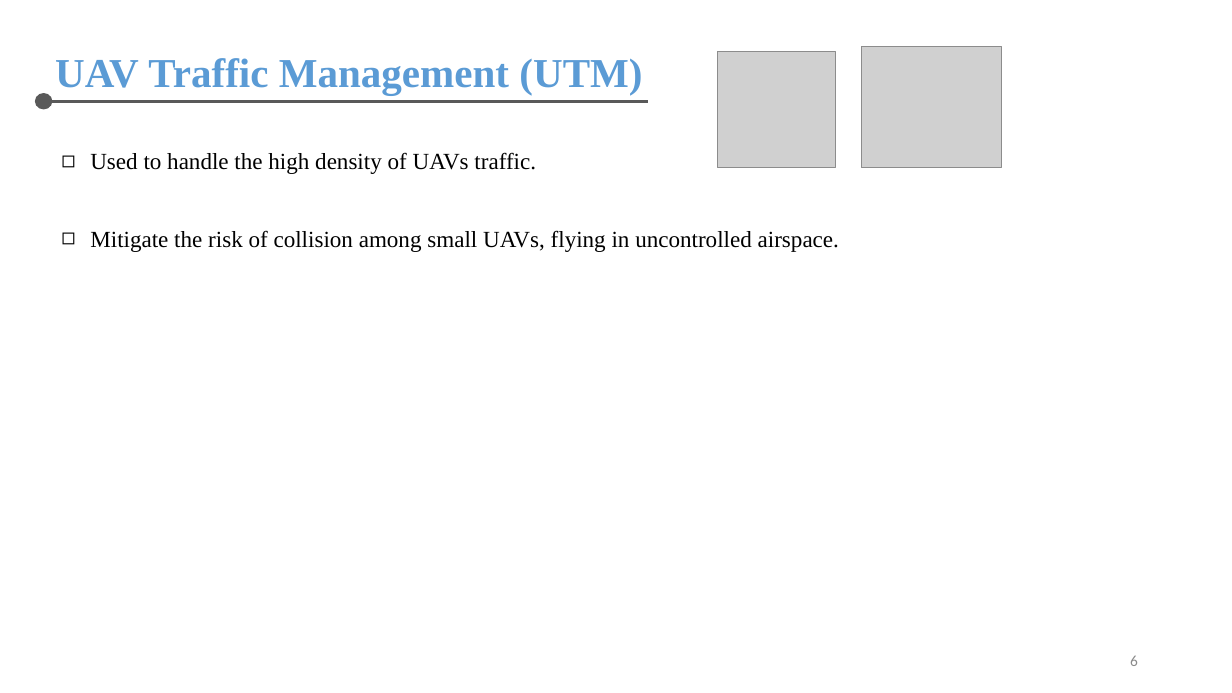
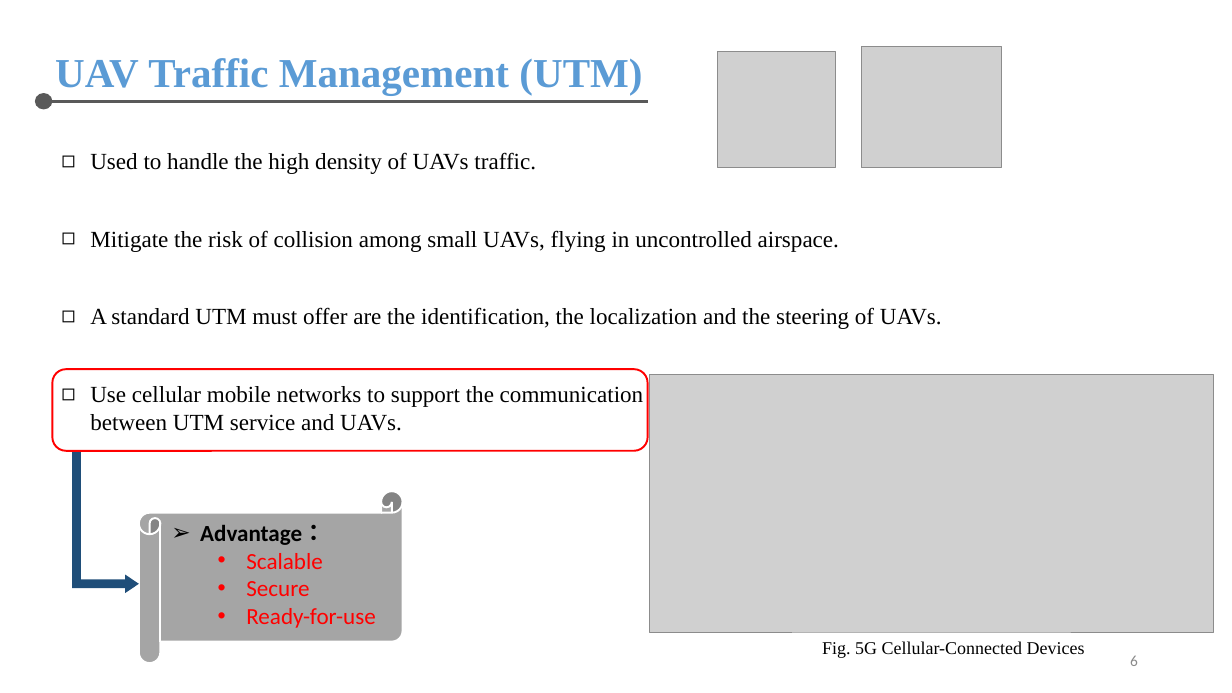
Before and after one commit to chris-nthu/communication, a slide deck: slide 6 of wireless_network/PaperReading/Report.pptx. Drawn at 1232x693 pixels with LibreOffice and Linux fonts; fonts in the diff are those of the drawing; grey boxes stand for pictures. Boxes give left, top, right and bottom in pixels: in the first picture for what was removed or moved away, otherwise in the second. Text is boxed around its words. In the diff, an @@ line names an element or a change of style, - is before the commit and + after.

```diff
--- a/wireless_network/PaperReading/Report.pptx
+++ b/wireless_network/PaperReading/Report.pptx
@@ text added at <box>90,307,942,329</box>, 18 pt, text #000000 @@
+◻ A standard UTM must offer are the identification, the localization and the steering of UAVs.
@@ rounded rectangle added at <box>53,370,648,451</box>, outline #FF0000 1.5 pt @@
@@ text added at <box>90,386,644,431</box>, 18 pt, text #000000 @@
+◻ Use cellular mobile networks to support the communication
+between UTM service and UAVs.
@@ picture added at <box>650,375,1214,632</box> @@
@@ bent up arrow added at <box>72,451,139,593</box>, fill #1F4E79 @@
@@ horizontal scroll added at <box>139,492,402,664</box>, fill #A5A5A5, outline #FFFFFF 1.5 pt @@
@@ text added at <box>200,525,375,628</box>, 18 pt, text #FF0000 @@
+➢ Advantage：
+  • Scalable
+  • Secure
+  • Ready-for-use
@@ text added at <box>822,641,1085,658</box>, 14 pt, text #000000 @@
+Fig. 5G Cellular-Connected Devices
```
Also in this commit, not shown: 4 other slides changed, 2 other files.
